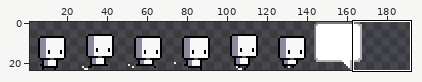
A sprite sheet gets an edit: resources/sprites/spritesheet.png. Above: a wide view before the commit, with the close-up outlined.
Close-up. The starting point:
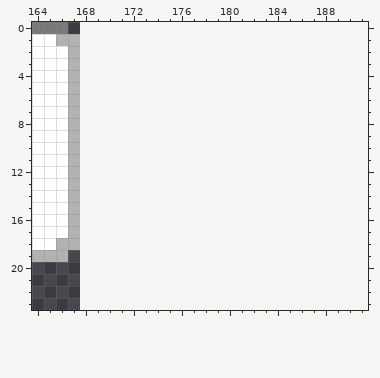
The file is 168x24 pixels. Shown: x 164..191, y 0..23. The old version is drawn lined up with the new one, on the new canvas. The wide view leaves out empty margins.
Once edited:
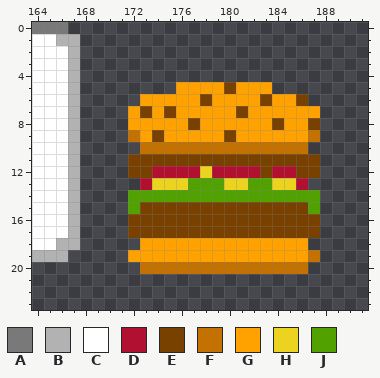
Palette (. is transparent): A #797979  B #b2b2b2  C #ffffff  D #b21030  E #794100  F #c37100  G #ffa200  H #ebd320  J #51a200
The exact change:
canvas 168x24 -> 192x24
y 5: x 176..183 ........ -> GGGGEGGG
y 6: x 173..186 .............. -> GGGGGEGGGGEGGE
y 7: x 172..187 ................ -> GEGEGGGGGEGGGGGG
y 8: x 172..187 ................ -> GGGGGEGGGGGGEGGE
y 9: x 172..187 ................ -> FGEGGGGGEGGGGGGF
y 10: x 173..186 .............. -> FFFFFFFFFFFFFF
y 11: x 172..187 ................ -> EEEEEEEEEEEEEEEE
y 12: x 172..187 ................ -> EEDDDDHDDDDEDDEE
y 13: x 173..186 .............. -> DHHHJJJHHJJHHD
y 14: x 172..187 ................ -> JJJJJJJJJJJJJJJJ
y 15: x 172..187 ................ -> JEEEEEEEEEEEEEEJ
y 16..17: x 172..187 ................ -> EEEEEEEEEEEEEEEE
y 18: x 173..186 .............. -> GGGGGGGGGGGGGG
y 19: x 172..187 ................ -> GGGGGGGGGGGGGGGF
y 20: x 173..186 .............. -> FFFFFFFFFFFFFF
